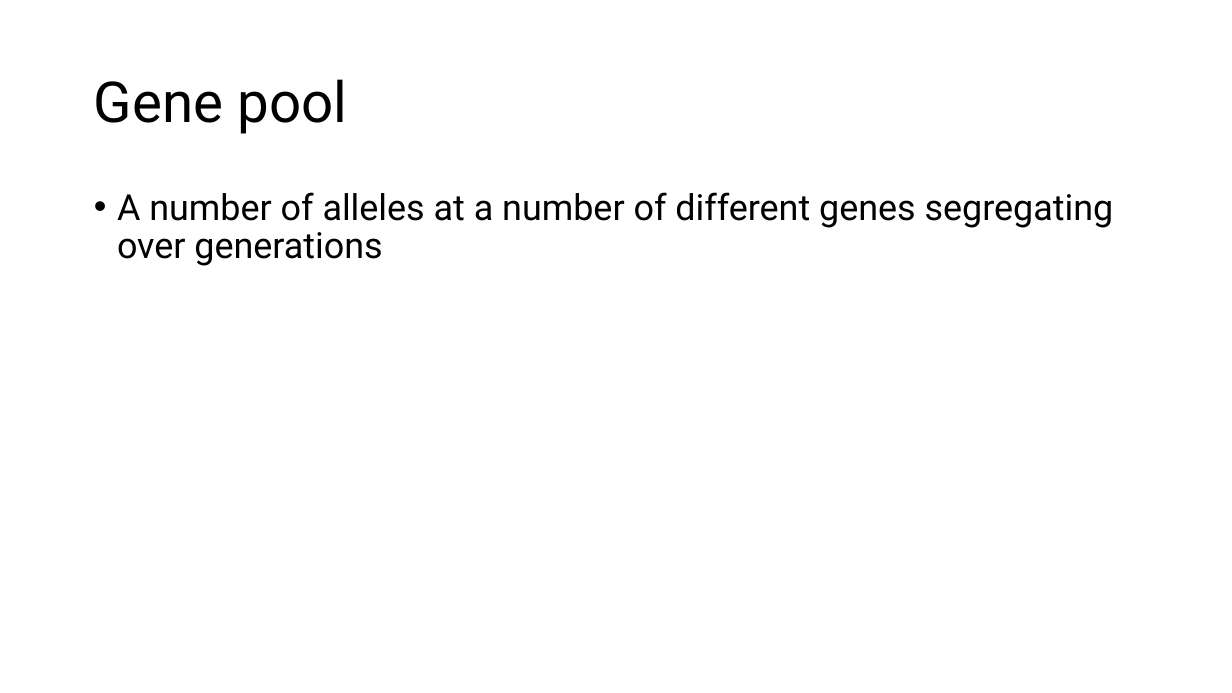
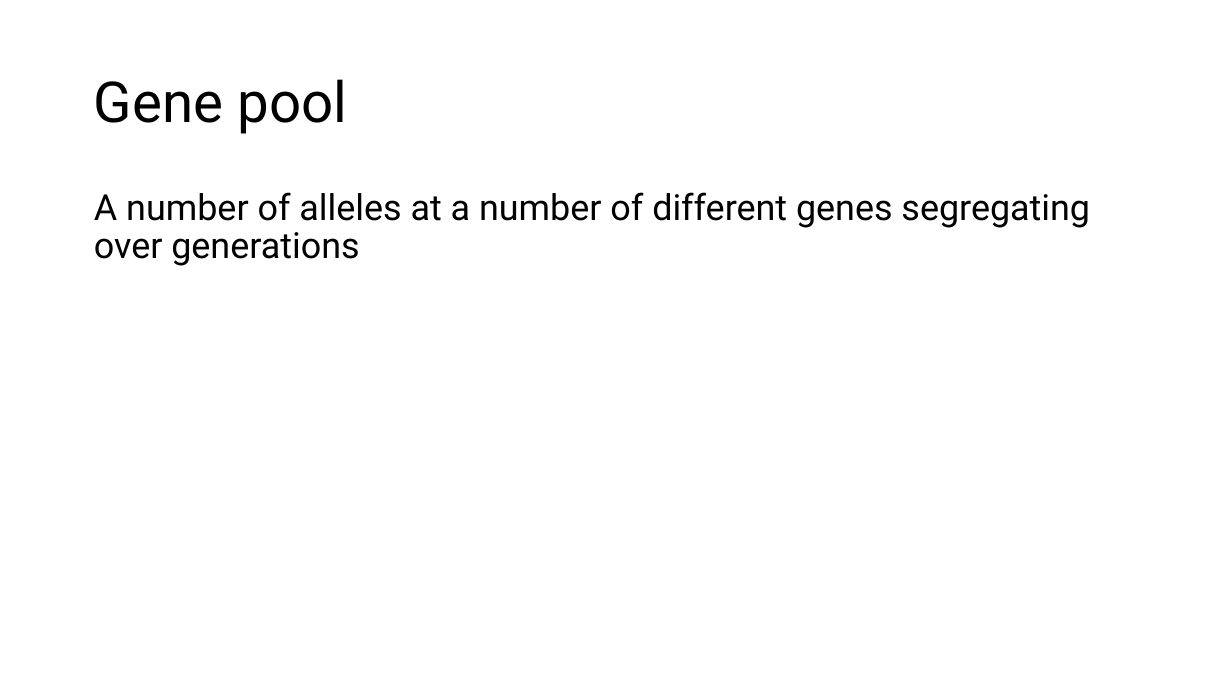
Before and after one commit to ccsosa/Evolutionary_genetics, a slide deck: slide 6 of Semana4/Selección natural.pptx (slide 2 before the commit). Drawn at 1232x693 pixels with LibreOffice and Linux fonts; fonts in the diff are those of the drawing. Boxes give left, top, right and bottom in pixels: in the first picture for what was removed or moved away, otherwise in the second. Text is boxed around its words. In the diff, an @@ line names an element or a change of style, - is before the commit and + after.

```diff
--- a/Semana4/Selección natural.pptx
+++ b/Semana4/Selección natural.pptx
@@ text "A number of alleles at ..." at box(94, 192, 1090, 266): bullet • to none @@
```
Also in this commit, not shown: 7 other slides changed, 21 slides added, 3 slides removed.
